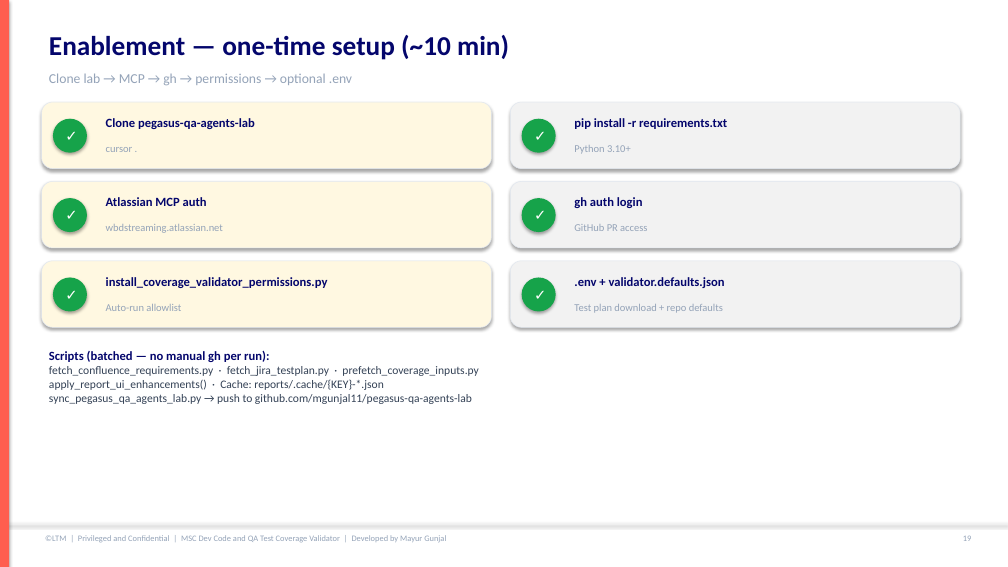
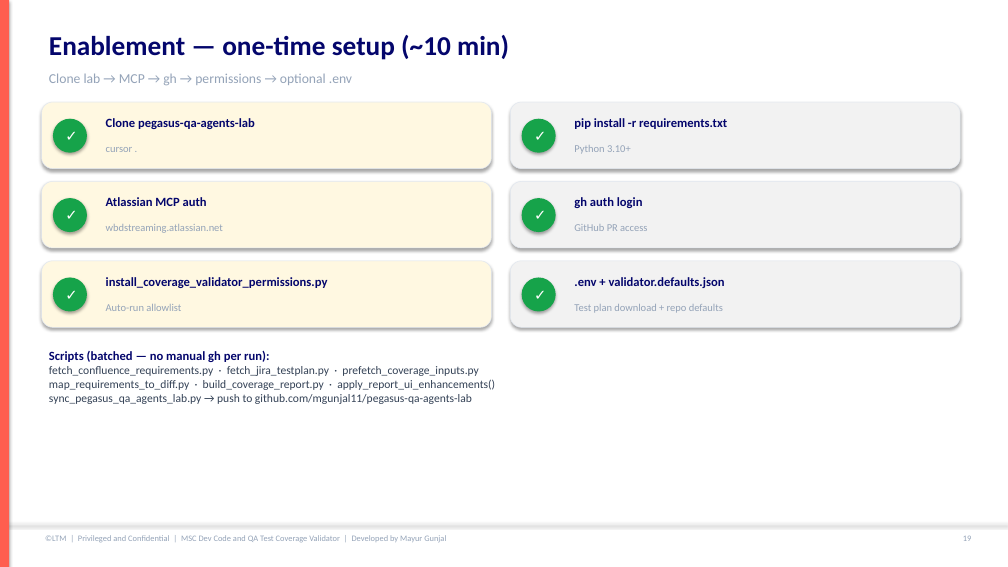
Before and after one commit to mgunjal11/pegasus-qa-agents-lab-copy, a slide deck: slide 20 of docs/MSC-Dev-Code-and-QA-Test-Coverage-Validator-Guide.pptx. Drawn at 1008x567 pixels with LibreOffice and Linux fonts; fonts in the diff are those of the drawing. Boxes give left, top, right and bottom in pixels: in the first picture for what was removed or moved away, otherwise in the second. Text is boxed around its words. In the diff, an @@ line names an element or a change of style, - is before the commit and + after.

```diff
--- a/docs/MSC-Dev-Code-and-QA-Test-Coverage-Validator-Guide.pptx
+++ b/docs/MSC-Dev-Code-and-QA-Test-Coverage-Validator-Guide.pptx
@@ text at (49,379,495,390): text changed @@
-apply_report_ui_enhancements() · Cache: reports/.cache/{KEY}-*.json
+map_requirements_to_diff.py · build_coverage_report.py · apply_report_ui_enhancements()
```
Also in this commit, not shown: 10 other slides changed, 26 other files.
